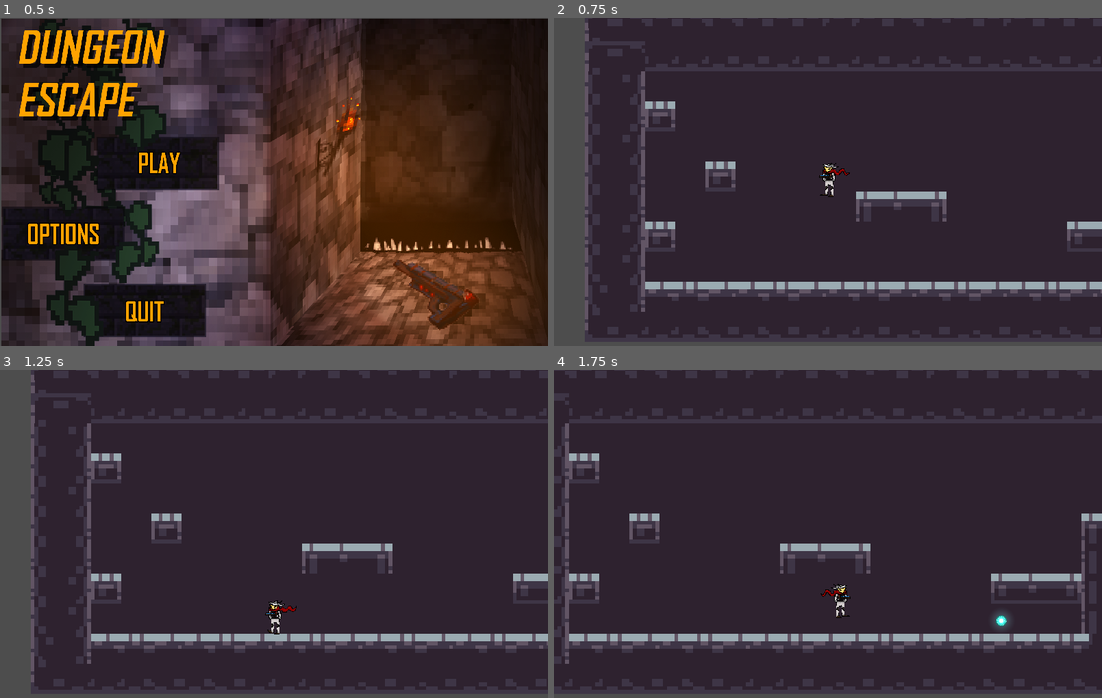
Above: before the commit, frames 1-4 (two rows, left to right).
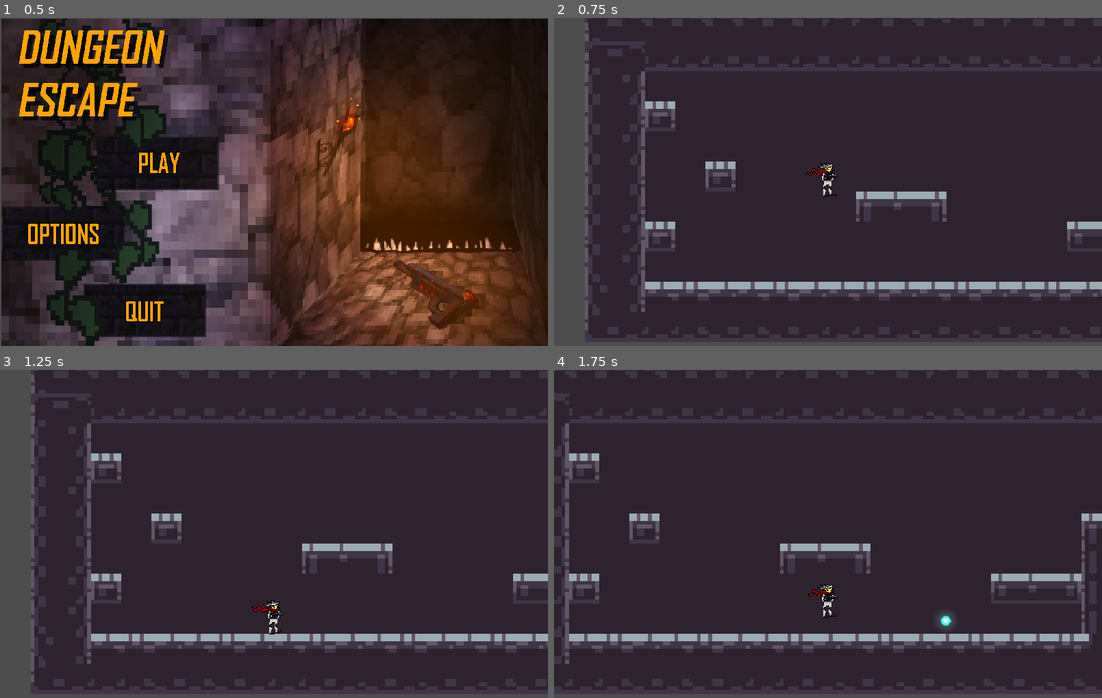
Above: after the commit, the same moments.

Repository: Justas-Kaulakis/ktu-platformer
Game: Godot game, scene res://menu.tscn
Same seed, same stepped clock (60 frames per second), same inputs: the game is played once before the commit and once after it. This scene is started directly instead of the project's main scene.
Inputs (mouse positions are in pixels of both pictures, inside the frame that each line leads up to):
- Up to frame 1 (0.5 s): no input
- Up to frame 2 (0.75 s): click (707, 162) at 0.5 s
- Up to frame 3 (1.25 s): no input
- Up to frame 4 (1.75 s): hold Right (move_right) from 1.28 s (still down); tap Space (shoot) at 1.35 s; tap Up (jump) at 1.52 s

Frame 1 is identical in both runs. In frame 2, 0.2% of the frame differs, in the area x 46-54%, y 44-55%; in frame 3, 0.2%; in frame 4, 0.6%, in the area x 46-84%, y 65-79%.

Commit message:
Button and sprite adjustments

Diff:
--- a/menu.tscn
+++ b/menu.tscn
@@ -2,6 +2,21 @@
 
 [ext_resource type="Script" uid="uid://dsoegp5evqwhp" path="res://menu.gd" id="1_lti8b"]
 [ext_resource type="Texture2D" uid="uid://fnxru7p14r5i" path="res://spritesheet.png" id="3_mae5d"]
+
+[sub_resource type="Animation" id="Animation_ytr4m"]
+length = 0.001
+tracks/0/type = "value"
+tracks/0/imported = false
+tracks/0/enabled = true
+tracks/0/path = NodePath("../Spritesheet:frame")
+tracks/0/interp = 1
+tracks/0/loop_wrap = true
+tracks/0/keys = {
+"times": PackedFloat32Array(0),
+"transitions": PackedFloat32Array(1),
+"update": 1,
+"values": [0]
+}
 
 [sub_resource type="Animation" id="Animation_4hy44"]
 resource_name = "menu"
@@ -19,21 +34,6 @@
 "transitions": PackedFloat32Array(1, 1, 1, 1),
 "update": 0,
 "values": [0, 1, 2, 3]
-}
-
-[sub_resource type="Animation" id="Animation_ytr4m"]
-length = 0.001
-tracks/0/type = "value"
-tracks/0/imported = false
-tracks/0/enabled = true
-tracks/0/path = NodePath("../Spritesheet:frame")
-tracks/0/interp = 1
-tracks/0/loop_wrap = true
-tracks/0/keys = {
-"times": PackedFloat32Array(0),
-"transitions": PackedFloat32Array(1),
-"update": 1,
-"values": [0]
 }
 
 [sub_resource type="AnimationLibrary" id="AnimationLibrary_l48gv"]
@@ -70,6 +70,7 @@
 offset_right = 922.0
 offset_bottom = 871.0
 scale = Vector2(0.212787, 0.151342)
+mouse_default_cursor_shape = 2
 
 [node name="Play" type="Button" parent="."]
 layout_direction = 4
@@ -80,6 +81,7 @@
 offset_bottom = 652.0
 scale = Vector2(22.4754, 0.163969)
 size_flags_horizontal = 4
+mouse_default_cursor_shape = 2
 metadata/_edit_group_ = true
 
 [node name="Options" type="Button" parent="."]
@@ -89,6 +91,7 @@
 offset_right = 513.0
 offset_bottom = 691.0
 scale = Vector2(0.333333, 0.166667)
+mouse_default_cursor_shape = 2
 
 [node name="Spritesheet" type="Sprite2D" parent="."]
 position = Vector2(401.5, 242.5)
--- a/player/player.tscn
+++ b/player/player.tscn
@@ -6,6 +6,21 @@
 [ext_resource type="AudioStream" uid="uid://b01brytl75mwa" path="res://player/shoot.wav" id="6"]
 [ext_resource type="Script" uid="uid://duj80kqe8y88d" path="res://player/gun.gd" id="8"]
 
+[sub_resource type="Animation" id="Animation_boad6"]
+length = 0.001
+tracks/0/type = "value"
+tracks/0/imported = false
+tracks/0/enabled = true
+tracks/0/path = NodePath("Sprite2D:frame")
+tracks/0/interp = 1
+tracks/0/loop_wrap = true
+tracks/0/keys = {
+"times": PackedFloat32Array(0),
+"transitions": PackedFloat32Array(1),
+"update": 1,
+"values": [7]
+}
+
 [sub_resource type="Animation" id="1"]
 resource_name = "crouch"
 length = 0.01
@@ -120,6 +135,10 @@
 "values": [46]
 }
 
+[sub_resource type="Animation" id="Animation_g6k8r"]
+resource_name = "new idle"
+step = 0.142857
+
 [sub_resource type="Animation" id="8"]
 length = 0.6
 loop_mode = 1
@@ -166,25 +185,6 @@
 "transitions": PackedFloat32Array(1, 1, 1, 1),
 "update": 1,
 "values": [34, 35, 36, 37]
-}
-
-[sub_resource type="Animation" id="Animation_g6k8r"]
-resource_name = "new idle"
-step = 0.142857
-
-[sub_resource type="Animation" id="Animation_boad6"]
-length = 0.001
-tracks/0/type = "value"
-tracks/0/imported = false
-tracks/0/enabled = true
-tracks/0/path = NodePath("Sprite2D:frame")
-tracks/0/interp = 1
-tracks/0/loop_wrap = true
-tracks/0/keys = {
-"times": PackedFloat32Array(0),
-"transitions": PackedFloat32Array(1),
-"update": 1,
-"values": [7]
 }
 
 [sub_resource type="AnimationLibrary" id="AnimationLibrary_jnr5f"]
@@ -221,26 +221,6 @@
 target_position = Vector2(0, 6)
 collision_mask = 8
 
-[node name="Sprite2D" type="Sprite2D" parent="."]
-position = Vector2(12.5, -30)
-scale = Vector2(-1, 1)
-texture = ExtResource("2_qjkh3")
-hframes = 3
-vframes = 3
-frame = 7
-
-[node name="Gun" type="Marker2D" parent="Sprite2D"]
-position = Vector2(45.1557, -13.8709)
-script = ExtResource("8")
-
-[node name="Shoot" type="AudioStreamPlayer2D" parent="Sprite2D/Gun"]
-position = Vector2(39.7449, -11.3612)
-stream = ExtResource("6")
-
-[node name="Cooldown" type="Timer" parent="Sprite2D/Gun"]
-wait_time = 0.3
-one_shot = true
-
 [node name="AnimationPlayer" type="AnimationPlayer" parent="."]
 libraries = {
 &"": SubResource("AnimationLibrary_jnr5f")
@@ -254,6 +234,29 @@
 limit_right = 1425
 limit_bottom = 440
 
+[node name="Sprite2D" type="Sprite2D" parent="."]
+position = Vector2(1.25, -30)
+rotation = 3.14159
+scale = Vector2(0.999999, -0.999999)
+texture = ExtResource("2_qjkh3")
+offset = Vector2(12.5, 0)
+flip_h = true
+hframes = 3
+vframes = 3
+frame = 7
+
+[node name="Gun" type="Marker2D" parent="Sprite2D"]
+position = Vector2(45.1557, -13.8709)
+script = ExtResource("8")
+
+[node name="Shoot" type="AudioStreamPlayer2D" parent="Sprite2D/Gun"]
+position = Vector2(39.7449, -11.3612)
+stream = ExtResource("6")
+
+[node name="Cooldown" type="Timer" parent="Sprite2D/Gun"]
+wait_time = 0.3
+one_shot = true
+
 [node name="CollisionShape2D" type="CollisionShape2D" parent="."]
 position = Vector2(1.25, -30)
 scale = Vector2(0.999999, 0.999999)
Not shown, changed: README.md
